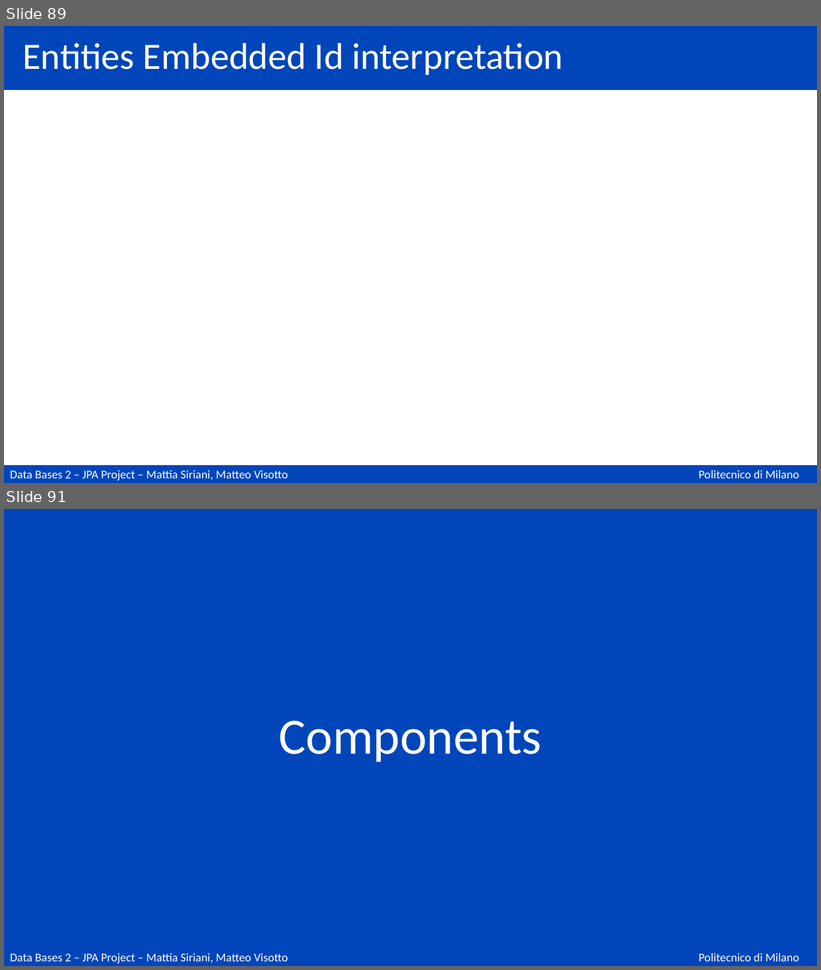
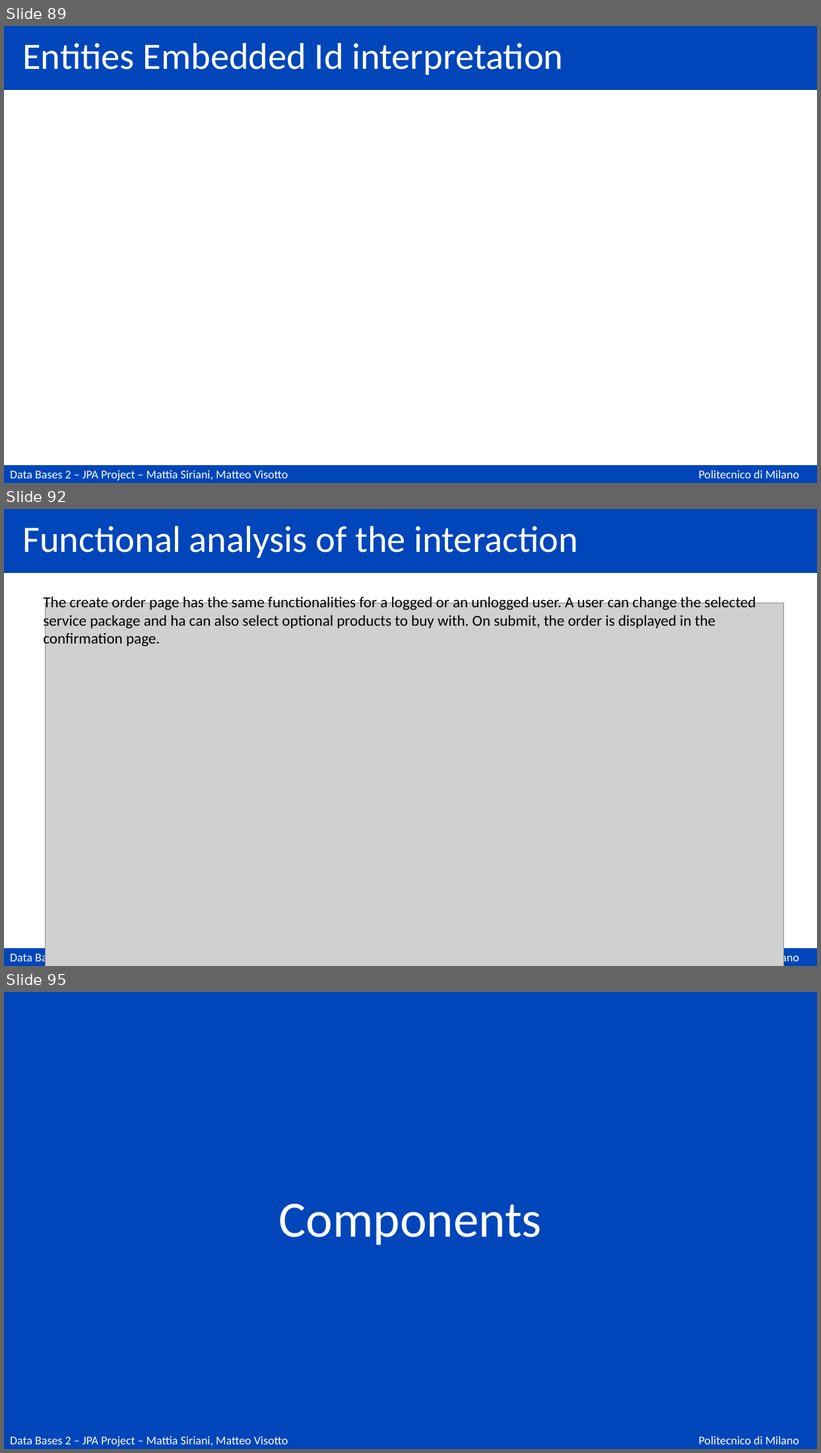
Before and after one commit to matteovisotto/DB2-SirianiVisotto, a slide deck: Documentation.pptx. Shown one above the other, each under a label of ours: slides 89 and 91 before the commit, slides 89, 92 and 95 after it; the slides between them are not shown. The pictures are 821x970 and 821x1453 pixels, drawn with LibreOffice and Linux fonts; fonts in the diff are those of the drawing; grey boxes stand for pictures. Boxes give left, top, right and bottom in pixels: in the first picture for what was removed or moved away, otherwise in the second. Text is boxed around its words. In the diff, an @@ line names an element or a change of style, - is before the commit and + after.

```diff
--- a/Documentation.pptx
+++ b/Documentation.pptx
@@ slide 92 added at bbox=[4, 509, 817, 966], background #FFFFFF; not listed: 3 template elements that a slide beside it also shows @@
@@ title added at bbox=[22, 525, 579, 558], 44 pt, text #FFFFFF @@
+Functional analysis of the interaction
@@ text added at bbox=[43, 594, 756, 648], 18 pt, text #000000 @@
+The create order page has the same functionalities for a logged or an unlogged user. A user can change the selected service package and ha can also select optional products to buy with. On submit, the order is displayed in the confirmation page.
@@ picture added at bbox=[46, 603, 784, 966] @@
@@ what was slide 91 is now slide 95 @@
```
Also in this commit, not shown: 4 other slides added, 1 slide removed.
